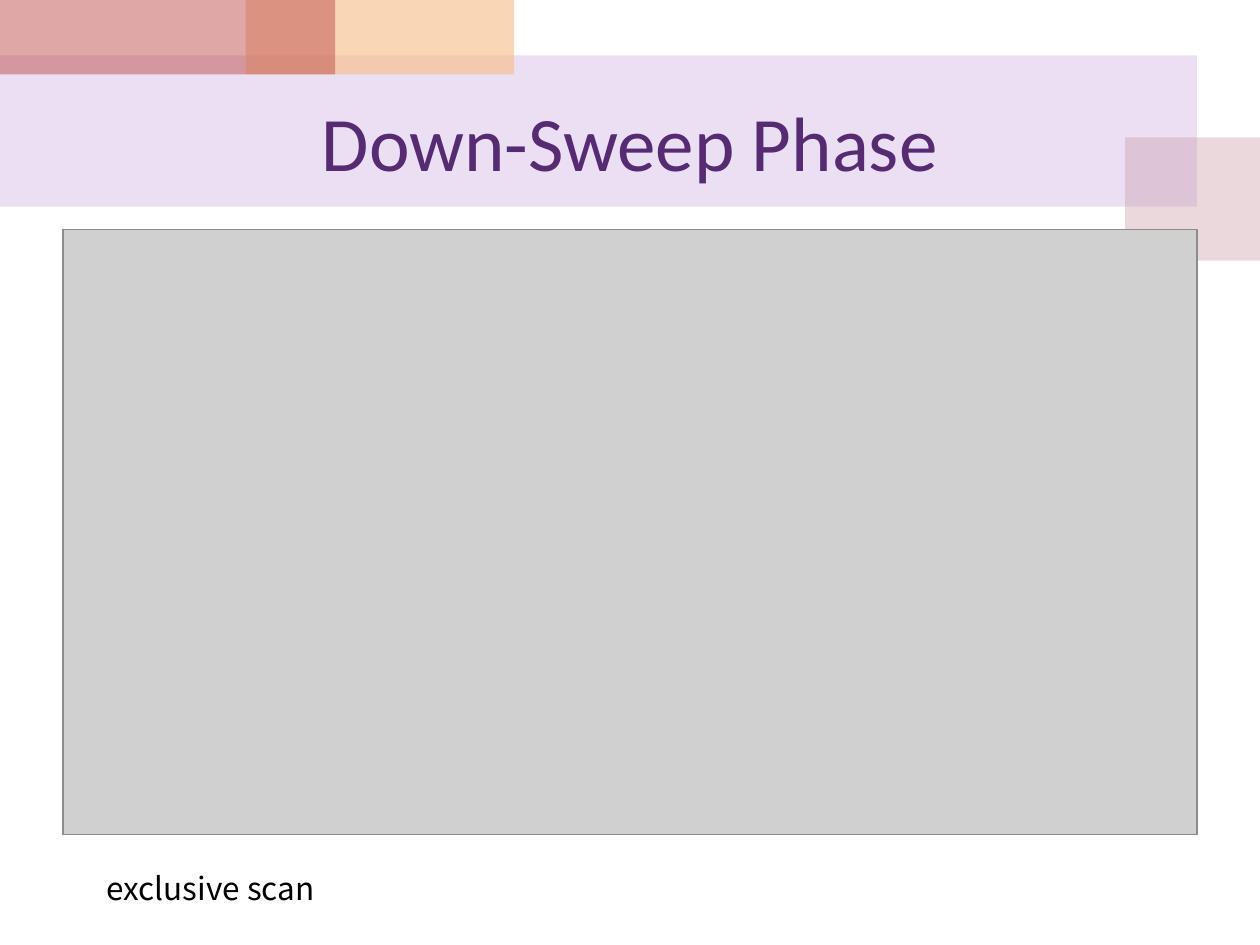
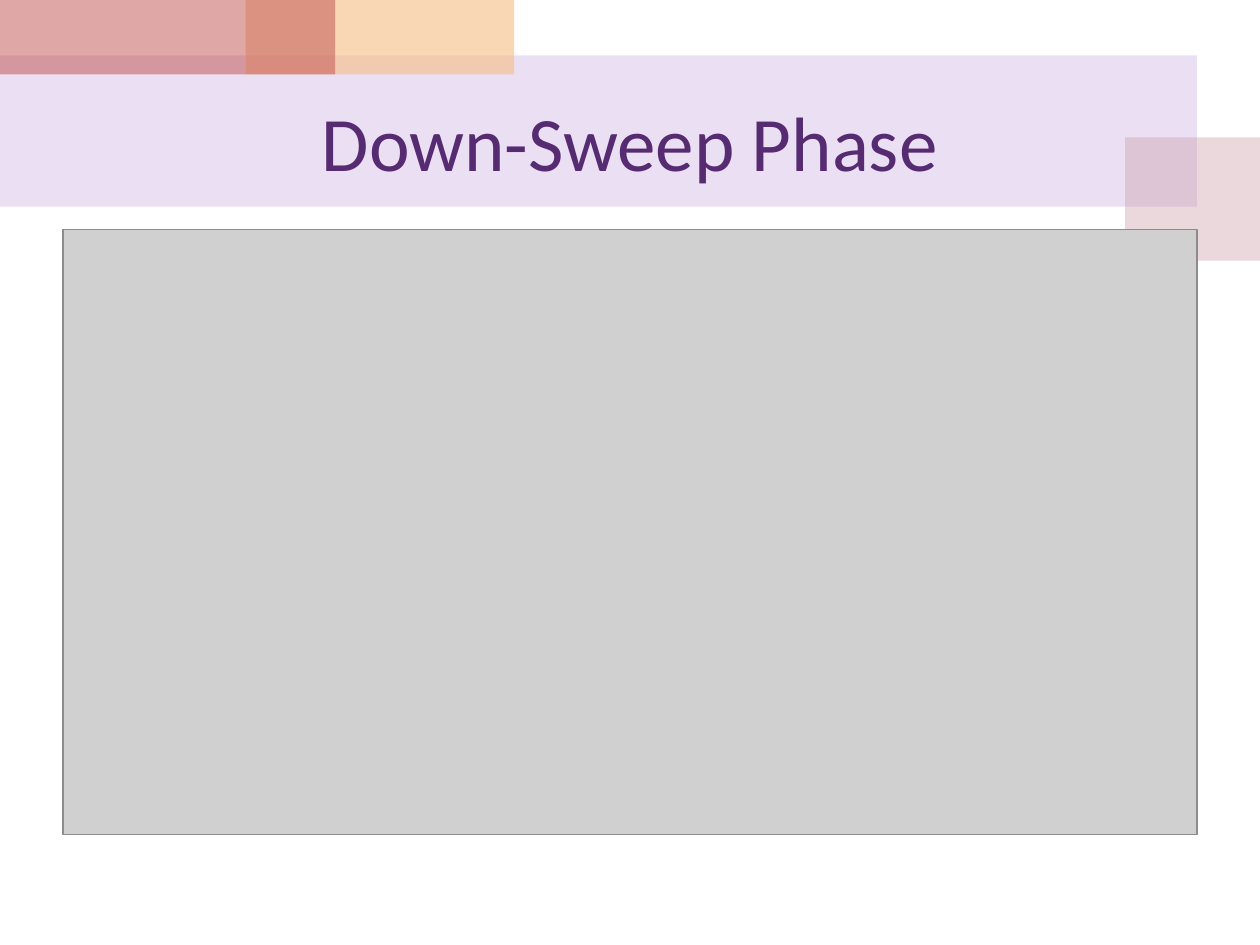
Before and after one commit to cocojk/major, a slide deck: slide 17 of gpu/EE817 Lecture 12 CUDA Scan Algorithm .pptx. Drawn at 1260x945 pixels with LibreOffice and Linux fonts; fonts in the diff are those of the drawing; grey boxes stand for pictures. Boxes give left, top, right and bottom in pixels: in the first picture for what was removed or moved away, otherwise in the second. Text is boxed around its words. In the diff, an @@ line names an element or a change of style, - is before the commit and + after.

```diff
--- a/gpu/EE817 Lecture 12 CUDA Scan Algorithm .pptx
+++ b/gpu/EE817 Lecture 12 CUDA Scan Algorithm .pptx
@@ text removed at box(107, 875, 314, 901) @@
-exclusive scan
```
Also in this commit, not shown: 1 other slide changed, 32 other files.
